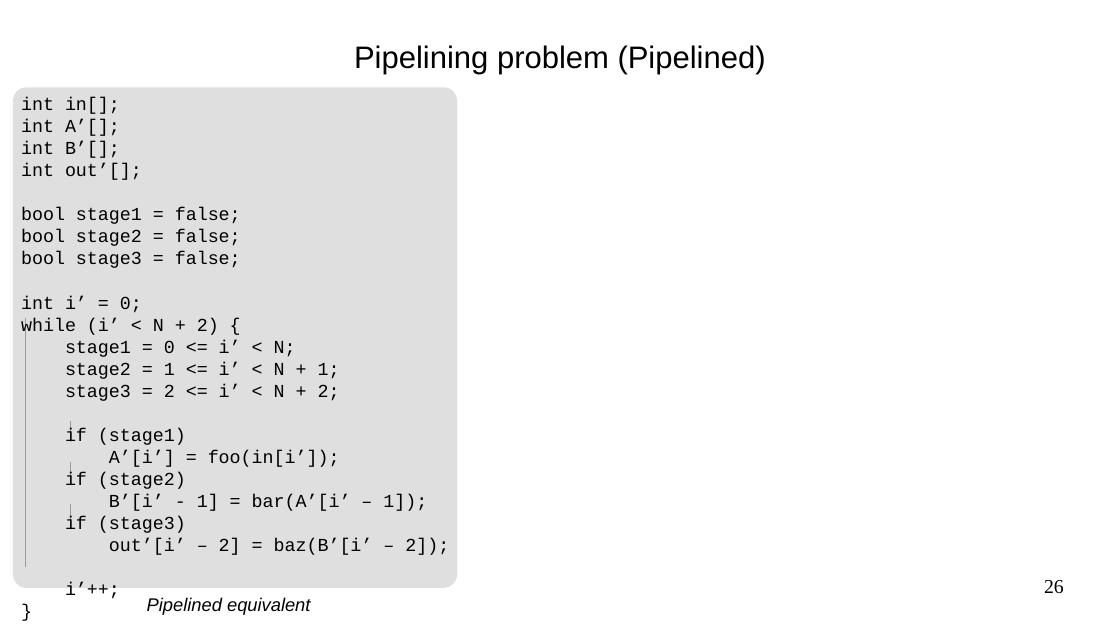
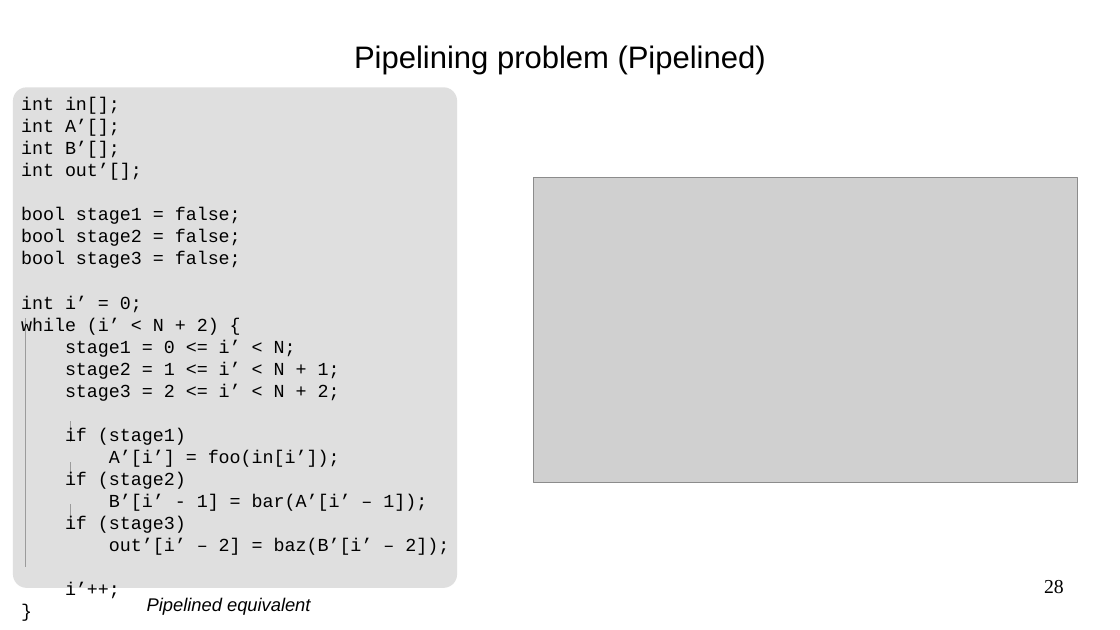
Before and after one commit to ulysse-lh/stage2024, a slide deck: slide 28 of slides/pres.odp (slide 26 before the commit). Drawn at 1120x630 pixels with LibreOffice and Linux fonts; fonts in the diff are those of the drawing; grey boxes stand for pictures. Boxes give left, top, right and bottom in pixels: in the first picture for what was removed or moved away, otherwise in the second. Text is boxed around its words. In the diff, an @@ line names an element or a change of style, - is before the commit and + after.

```diff
--- a/slides/pres.odp
+++ b/slides/pres.odp
@@ picture added at box(534, 178, 1077, 483) @@
@@ page number at box(1044, 580, 1064, 594): text changed @@
-26
+28
```
Also in this commit, not shown: 8 other slides changed, 2 slides added.
